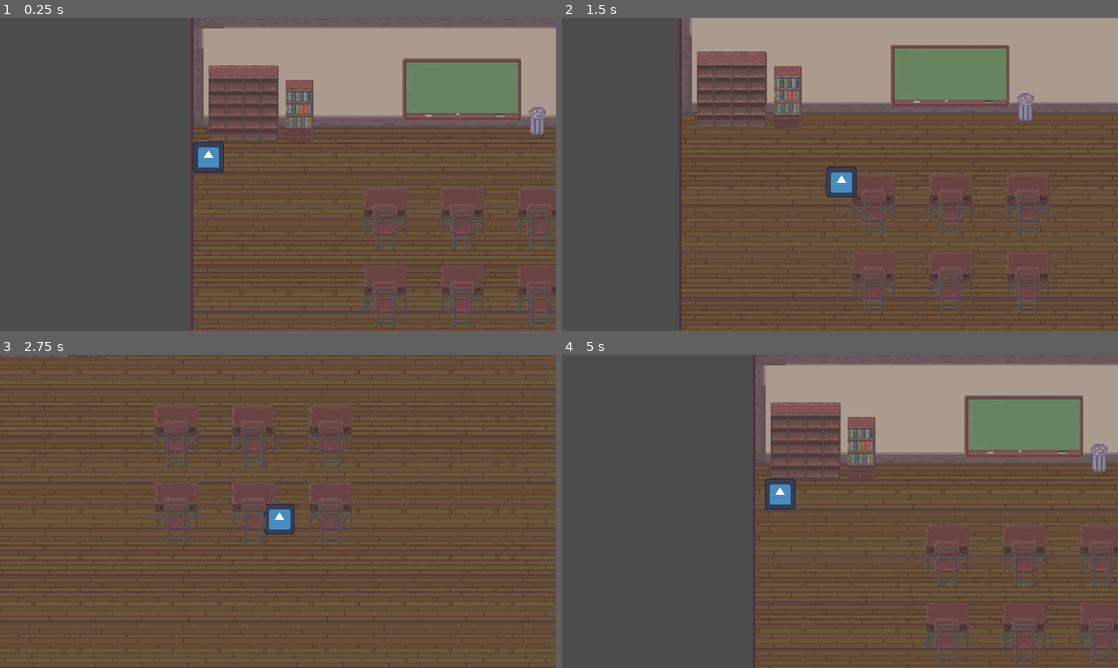
Above: before the commit, frames 1-4 (two rows, left to right).
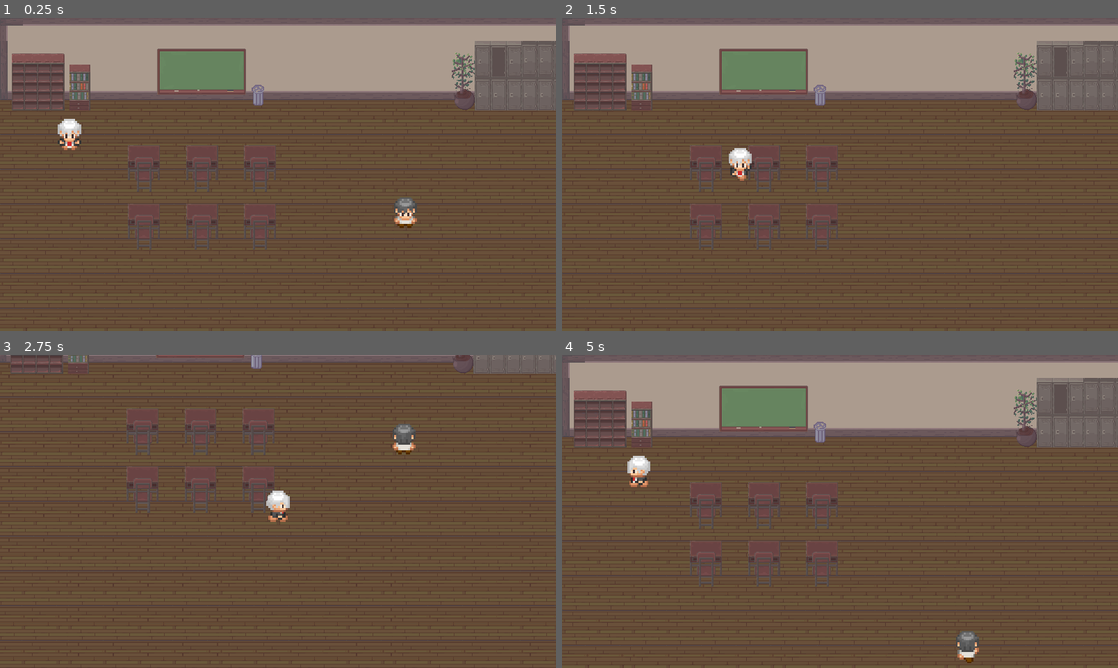
Above: after the commit, the same moments.

Repository: louis-uwie/GameOutput1_TileMovement
Game: Godot game, scene res://scenes/components/world.tscn
Two runs of this game, one before a commit and one after it. Both use one fixed random seed, a clock stepped at 60 frames per second and the inputs below. The engine's default icon, where the game draws it, is replaced by a stand-in: a white triangle on a blue panel in a dark square.
Inputs:
- Up to frame 1 (0.25 s): no input
- Up to frame 2 (1.5 s): hold Right (ui_right) 0.53-1.28 s; hold Down (ui_down) from 1.28 s (still down)
- Up to frame 3 (2.75 s): release Down (ui_down) at 2.03 s; hold Right (ui_right) from 2.03 s (still down)
- Up to frame 4 (5 s): release Right (ui_right) at 2.78 s; hold Up (ui_up) 2.78-3.53 s; hold Left (ui_left) from 3.53 s (still down)

The runs differ from the first frame. In frame 1, 49% of the frame differs, in the area x 0-100%, y 0-100%; in frame 2, 41%; in frame 3, 16%; in frame 4, 49%.

Commit message:
Add player animation and Fix camera limits

Diff:
--- a/assets/scripts/player.gd
+++ b/assets/scripts/player.gd
@@ -2,20 +2,26 @@
 
 var player_speed = 200
 var player_velocity = Vector2()
+@onready var animation = $AnimatedSprite2D
 
 func _ready():
+	animation.play("idle")
 	pass
 
 func _process(delta):
 	player_velocity = Vector2()
 
 	if Input.is_action_pressed("ui_right"):
+		animation.play("right")
 		player_velocity.x += 1
 	if Input.is_action_pressed("ui_left"):
+		animation.play("left")
 		player_velocity.x -= 1
 	if Input.is_action_pressed("ui_down"):
+		animation.play("down")
 		player_velocity.y += 1
 	if Input.is_action_pressed("ui_up"):
+		animation.play("up")
 		player_velocity.y -= 1
 
 	# Normalize diagonal movement
--- a/project.godot
+++ b/project.godot
@@ -14,11 +14,12 @@
 run/main_scene="res://scenes/components/world.tscn"
 config/features=PackedStringArray("4.2", "Forward Plus")
 config/icon="res://icon.svg"
+run/stretch/scale=4.0
 
 [display]
 
 window/stretch/mode="canvas_items"
-window/stretch/scale=4.0
+window/stretch/scale=1.5
 
 [rendering]
 
--- a/scenes/components/classmate.tscn
+++ b/scenes/components/classmate.tscn
@@ -1,7 +1,7 @@
 [gd_scene load_steps=21 format=3 uid="uid://bklmrj7i1rh0y"]
 
 [ext_resource type="Script" path="res://assets/scripts/classmate.gd" id="1_csrme"]
-[ext_resource type="Texture2D" uid="uid://0cpjjqrnwjux" path="res://assets/sprites/Classmates/149.png" id="1_q23yk"]
+[ext_resource type="Texture2D" uid="uid://0cpjjqrnwjux" path="res://assets/sprites/Characters/149.png" id="1_q23yk"]
 
 [sub_resource type="AtlasTexture" id="AtlasTexture_7uvyp"]
 atlas = ExtResource("1_q23yk")
--- a/scenes/components/player.tscn
+++ b/scenes/components/player.tscn
@@ -1,24 +1,183 @@
-[gd_scene load_steps=3 format=3 uid="uid://53kircyhs17o"]
+[gd_scene load_steps=24 format=3 uid="uid://53kircyhs17o"]
 
-[ext_resource type="Texture2D" uid="uid://cylyxd3fosn10" path="res://icon.svg" id="1_g280j"]
 [ext_resource type="Script" path="res://assets/scripts/player.gd" id="1_l87rg"]
+[ext_resource type="Texture2D" uid="uid://cupo0spxp0vmb" path="res://assets/sprites/Characters/332 with idle.png" id="2_r2hc1"]
 
-[node name="Player" type="Node2D"]
+[sub_resource type="AtlasTexture" id="AtlasTexture_cx7wu"]
+atlas = ExtResource("2_r2hc1")
+region = Rect2(0, 17, 12, 17)
+
+[sub_resource type="AtlasTexture" id="AtlasTexture_agndr"]
+atlas = ExtResource("2_r2hc1")
+region = Rect2(12, 17, 12, 17)
+
+[sub_resource type="AtlasTexture" id="AtlasTexture_u8lec"]
+atlas = ExtResource("2_r2hc1")
+region = Rect2(24, 17, 12, 17)
+
+[sub_resource type="AtlasTexture" id="AtlasTexture_kebdm"]
+atlas = ExtResource("2_r2hc1")
+region = Rect2(36, 17, 12, 17)
+
+[sub_resource type="AtlasTexture" id="AtlasTexture_2fr32"]
+atlas = ExtResource("2_r2hc1")
+region = Rect2(0, 0, 12, 17)
+
+[sub_resource type="AtlasTexture" id="AtlasTexture_tuixe"]
+atlas = ExtResource("2_r2hc1")
+region = Rect2(24, 0, 12, 17)
+
+[sub_resource type="AtlasTexture" id="AtlasTexture_q32dd"]
+atlas = ExtResource("2_r2hc1")
+region = Rect2(36, 0, 12, 17)
+
+[sub_resource type="AtlasTexture" id="AtlasTexture_vcec6"]
+atlas = ExtResource("2_r2hc1")
+region = Rect2(0, 51, 12, 17)
+
+[sub_resource type="AtlasTexture" id="AtlasTexture_hj50p"]
+atlas = ExtResource("2_r2hc1")
+region = Rect2(12, 51, 12, 17)
+
+[sub_resource type="AtlasTexture" id="AtlasTexture_d4kyh"]
+atlas = ExtResource("2_r2hc1")
+region = Rect2(24, 51, 12, 17)
+
+[sub_resource type="AtlasTexture" id="AtlasTexture_8mxb1"]
+atlas = ExtResource("2_r2hc1")
+region = Rect2(36, 51, 12, 17)
+
+[sub_resource type="AtlasTexture" id="AtlasTexture_ko4m8"]
+atlas = ExtResource("2_r2hc1")
+region = Rect2(0, 34, 12, 17)
+
+[sub_resource type="AtlasTexture" id="AtlasTexture_84liq"]
+atlas = ExtResource("2_r2hc1")
+region = Rect2(12, 34, 12, 17)
+
+[sub_resource type="AtlasTexture" id="AtlasTexture_vephy"]
+atlas = ExtResource("2_r2hc1")
+region = Rect2(24, 34, 12, 17)
+
+[sub_resource type="AtlasTexture" id="AtlasTexture_prgtu"]
+atlas = ExtResource("2_r2hc1")
+region = Rect2(36, 34, 12, 17)
+
+[sub_resource type="AtlasTexture" id="AtlasTexture_frv7j"]
+atlas = ExtResource("2_r2hc1")
+region = Rect2(0, 68, 12, 17)
+
+[sub_resource type="AtlasTexture" id="AtlasTexture_8f0on"]
+atlas = ExtResource("2_r2hc1")
+region = Rect2(12, 68, 12, 17)
+
+[sub_resource type="AtlasTexture" id="AtlasTexture_ss6uf"]
+atlas = ExtResource("2_r2hc1")
+region = Rect2(24, 68, 12, 17)
+
+[sub_resource type="AtlasTexture" id="AtlasTexture_pn2q5"]
+atlas = ExtResource("2_r2hc1")
+region = Rect2(36, 68, 12, 17)
+
+[sub_resource type="SpriteFrames" id="SpriteFrames_lm45y"]
+animations = [{
+"frames": [{
+"duration": 1.0,
+"texture": SubResource("AtlasTexture_cx7wu")
+}, {
+"duration": 1.0,
+"texture": SubResource("AtlasTexture_agndr")
+}, {
+"duration": 1.0,
+"texture": SubResource("AtlasTexture_u8lec")
+}, {
+"duration": 1.0,
+"texture": SubResource("AtlasTexture_kebdm")
+}],
+"loop": true,
+"name": &"down",
+"speed": 8.0
+}, {
+"frames": [{
+"duration": 1.0,
+"texture": SubResource("AtlasTexture_2fr32")
+}, {
+"duration": 1.0,
+"texture": SubResource("AtlasTexture_tuixe")
+}, {
+"duration": 1.0,
+"texture": SubResource("AtlasTexture_q32dd")
+}],
+"loop": true,
+"name": &"idle",
+"speed": 5.0
+}, {
+"frames": [{
+"duration": 1.0,
+"texture": SubResource("AtlasTexture_vcec6")
+}, {
+"duration": 1.0,
+"texture": SubResource("AtlasTexture_hj50p")
+}, {
+"duration": 1.0,
+"texture": SubResource("AtlasTexture_d4kyh")
+}, {
+"duration": 1.0,
+"texture": SubResource("AtlasTexture_8mxb1")
+}],
+"loop": true,
+"name": &"left",
+"speed": 8.0
+}, {
+"frames": [{
+"duration": 1.0,
+"texture": SubResource("AtlasTexture_ko4m8")
+}, {
+"duration": 1.0,
+"texture": SubResource("AtlasTexture_84liq")
+}, {
+"duration": 1.0,
+"texture": SubResource("AtlasTexture_vephy")
+}, {
+"duration": 1.0,
+"texture": SubResource("AtlasTexture_prgtu")
+}],
+"loop": true,
+"name": &"right",
+"speed": 8.0
+}, {
+"frames": [{
+"duration": 1.0,
+"texture": SubResource("AtlasTexture_frv7j")
+}, {
+"duration": 1.0,
+"texture": SubResource("AtlasTexture_8f0on")
+}, {
+"duration": 1.0,
+"texture": SubResource("AtlasTexture_ss6uf")
+}, {
+"duration": 1.0,
+"texture": SubResource("AtlasTexture_pn2q5")
+}],
+"loop": true,
+"name": &"up",
+"speed": 8.0
+}]
+
+[sub_resource type="RectangleShape2D" id="RectangleShape2D_5ui8w"]
+size = Vector2(32, 32)
+
+[node name="Player" type="CharacterBody2D"]
 script = ExtResource("1_l87rg")
 
-[node name="Sprite2D" type="Sprite2D" parent="."]
-position = Vector2(16, 16)
-scale = Vector2(0.25, 0.25)
-texture = ExtResource("1_g280j")
+[node name="AnimatedSprite2D" type="AnimatedSprite2D" parent="."]
+texture_filter = 1
+position = Vector2(0, -6)
+scale = Vector2(2.66667, 2.66667)
+sprite_frames = SubResource("SpriteFrames_lm45y")
+animation = &"idle"
+frame = 1
+frame_progress = 0.830866
 
-[node name="Camera2D" type="Camera2D" parent="Sprite2D"]
-position = Vector2(-64, -64)
-scale = Vector2(4, 4)
-zoom = Vector2(0.5, 0.5)
-limit_left = -200
-limit_top = 0
-limit_right = 928
-limit_bottom = 1424
-limit_smoothed = true
-drag_horizontal_offset = 0.5
-drag_vertical_offset = 0.5
+[node name="CollisionShape2D" type="CollisionShape2D" parent="."]
+shape = SubResource("RectangleShape2D_5ui8w")
--- a/scenes/components/world.tscn
+++ b/scenes/components/world.tscn
@@ -7,9 +7,15 @@
 [node name="World" type="Node2D"]
 
 [node name="classmate" parent="." instance=ExtResource("3_2ueh8")]
-position = Vector2(592, 184)
+position = Vector2(528, 200)
 
 [node name="Player" parent="." instance=ExtResource("1_2y7nl")]
-position = Vector2(0, 128)
+position = Vector2(96, 168)
+
+[node name="Camera2D" type="Camera2D" parent="Player"]
+limit_left = 0
+limit_top = 0
+limit_right = 925
+limit_bottom = 1425
 
 [node name="game_map" parent="." instance=ExtResource("3_qw1n8")]
Renamed: assets/sprites/Classmates/149.png -> assets/sprites/Characters/149.png
Not shown, changed: assets/sprites/Characters/149.png.import
Binary file added: assets/sprites/Characters/332 with idle.png
Not shown, added: assets/sprites/Characters/332 with idle.png.import
